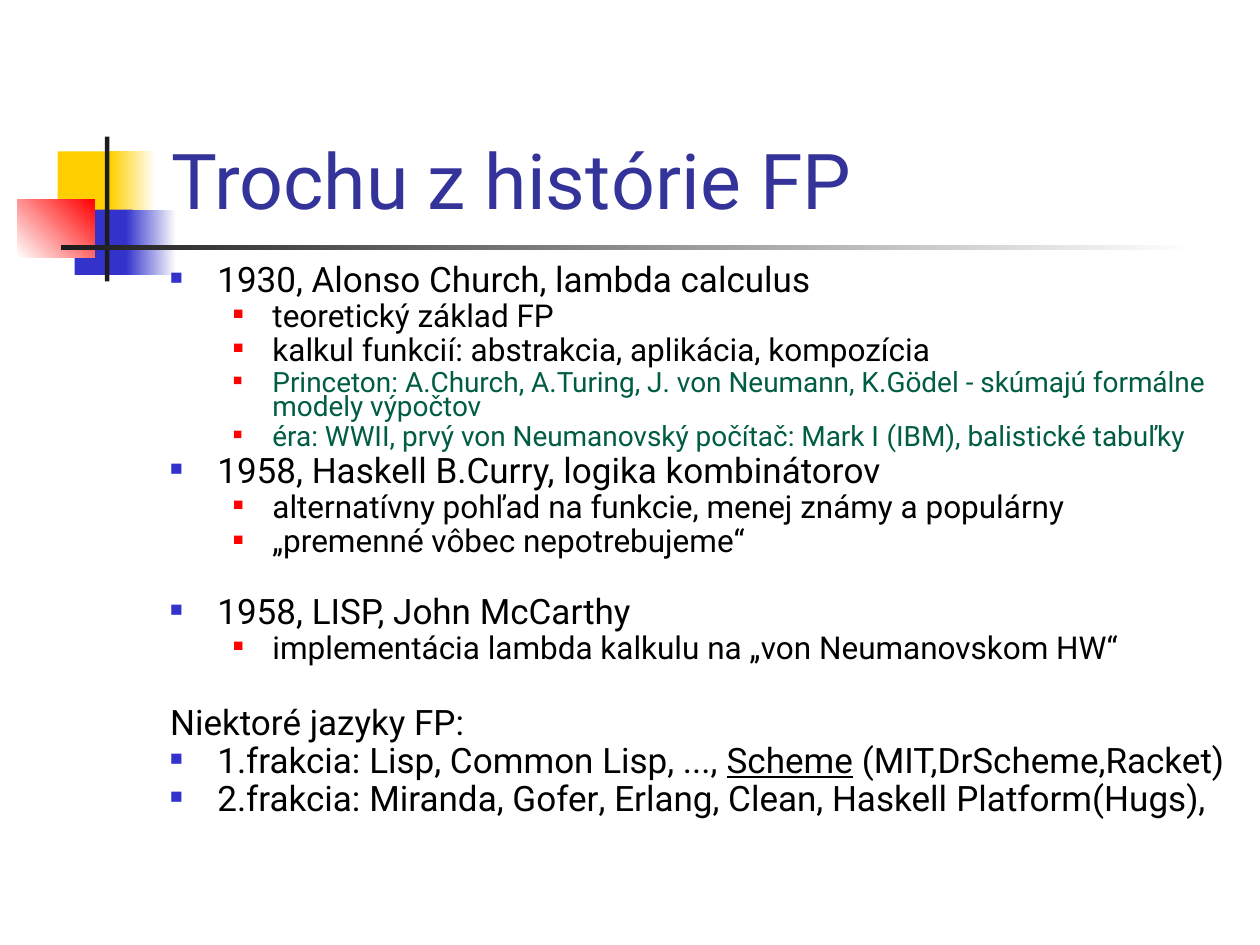
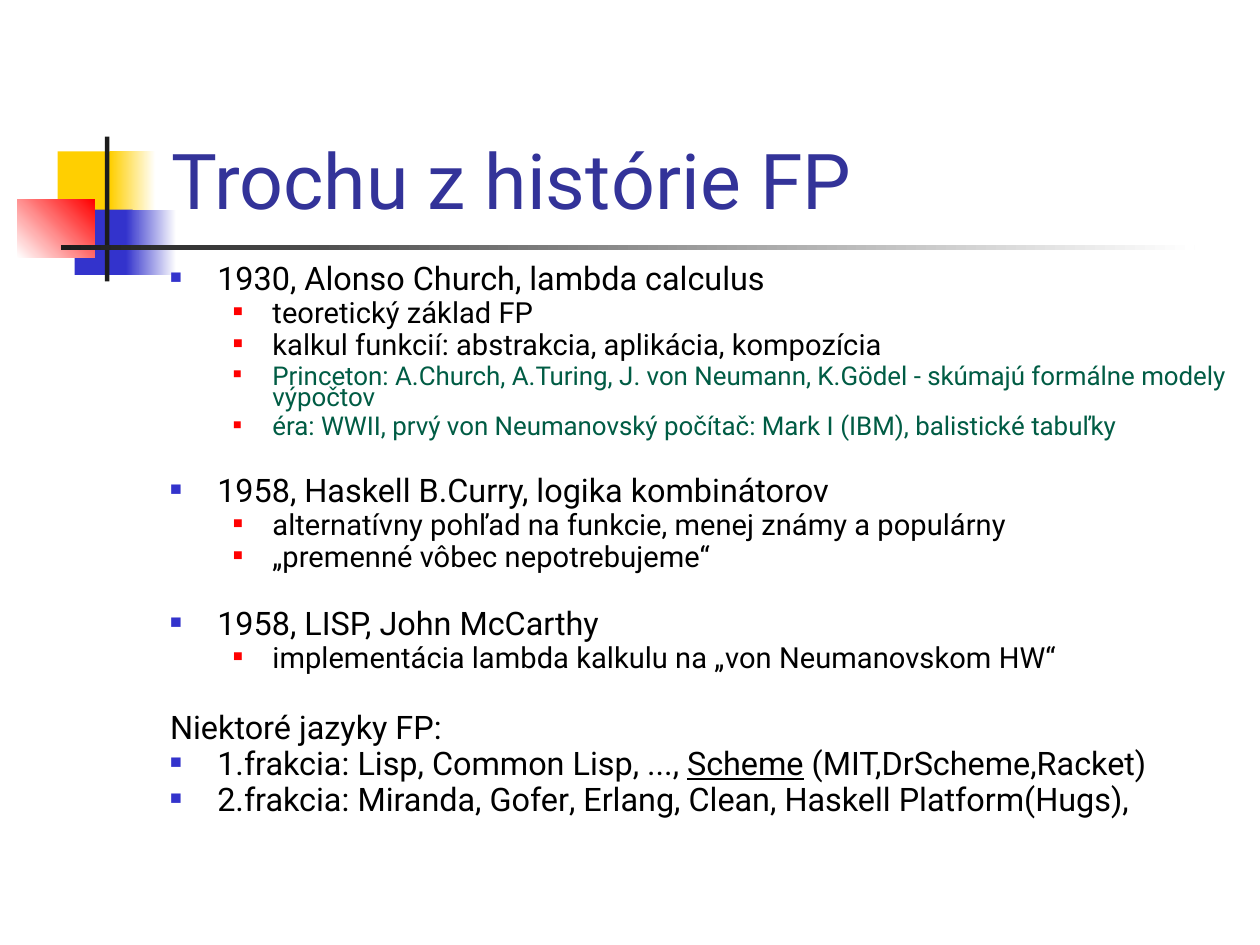
Before and after one commit to paradigmy/Prednasky, a slide deck: slide 5 of 06/funkcionalne1.ppt. Drawn at 1260x945 pixels with LibreOffice and Linux fonts; fonts in the diff are those of the drawing. Boxes give left, top, right and bottom in pixels: in the first picture for what was removed or moved away, otherwise in the second. Text is boxed around its words. In the diff, an @@ line names an element or a change of style, - is before the commit and + after.

```diff
--- a/06/funkcionalne1.ppt
+++ b/06/funkcionalne1.ppt
@@ text "1930, Alonso Church, lambda calculus" at box(170, 265, 1225, 819): size 20 to 18.5 pt in "1930, Alonso Church, lambda calculus", "1958, Haskell B.Curry, logika kombinátorov", "1958, LISP, John McCarthy", "Niektoré jazyky FP:" and 2 more places; size 18 to 16.6 pt in "teoretický základ FP", "kalkul funkcií: abstrakcia, aplikácia, kompozícia", "alternatívny pohľad na funkcie, menej známy a ...", "„premenné vôbec nepotrebujeme“" and 1 more places; size 16 to 14.8 pt in "Princeton: A.Church, A.Turing, J. von Neumann, K.Gödel ...", "éra: WWII, prvý von Neumanovský počítač: Mark ..." @@
```
Also in this commit, not shown: 3 other slides changed, 1 slide added, 4 other files.
